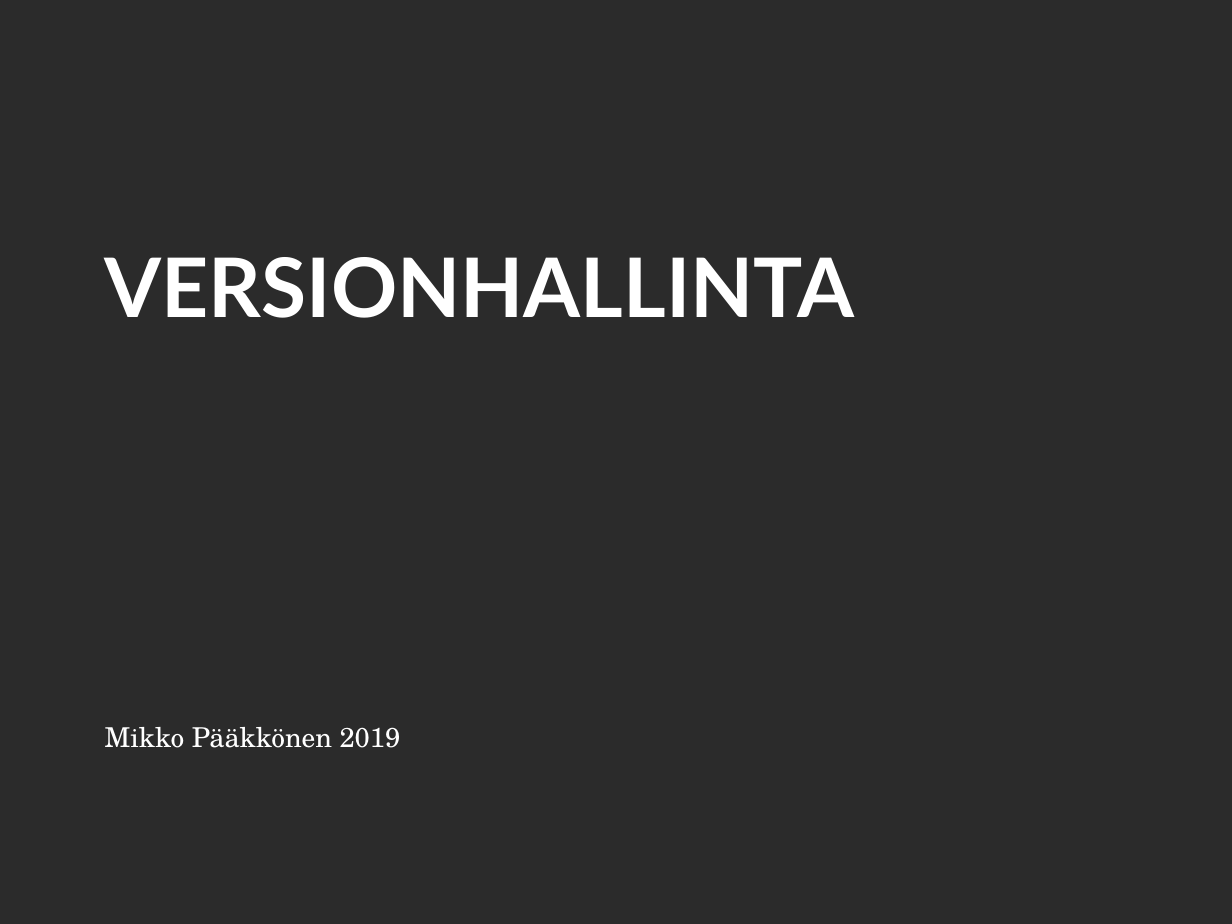
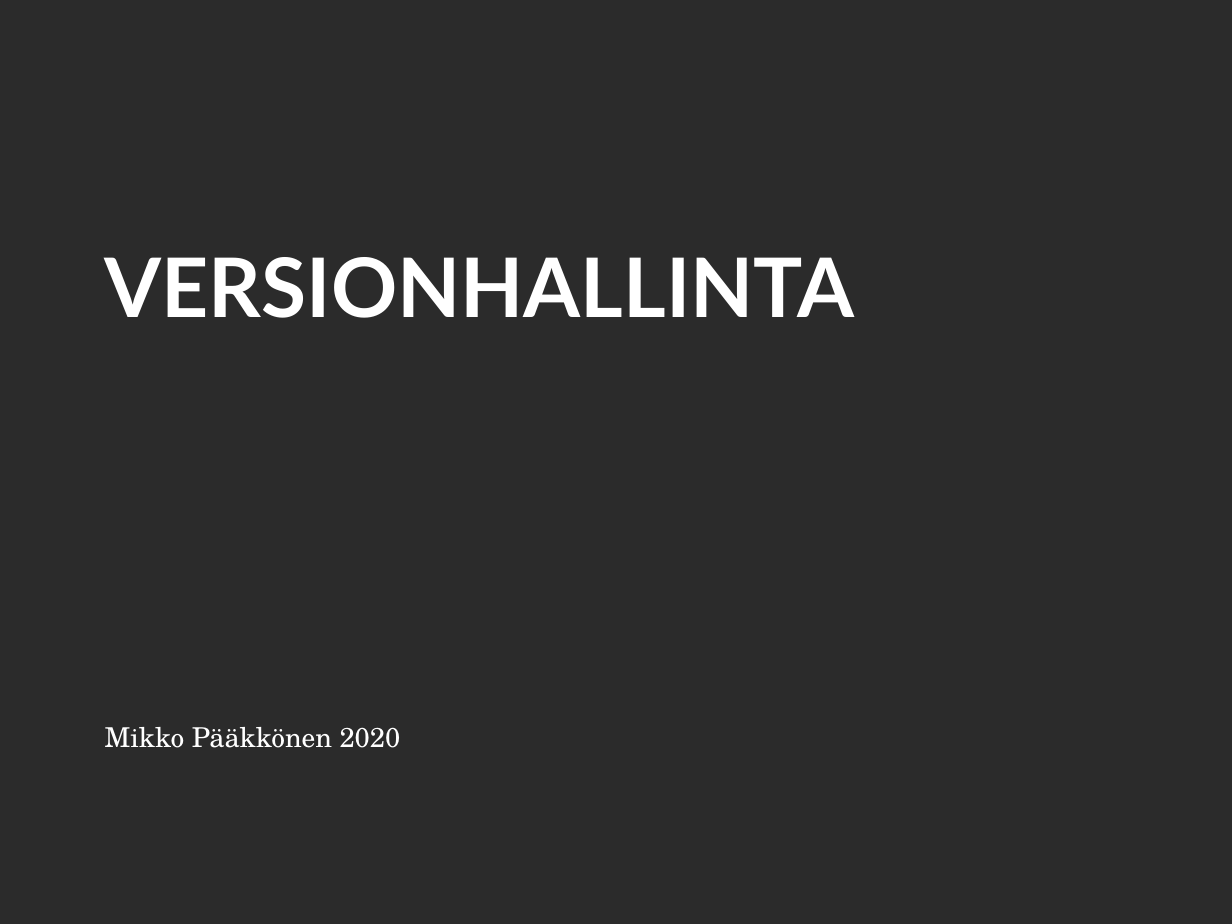
Before and after one commit to SavoniaUAS/versioncontrol, a slide deck: slide 1 of versionhallinta.pptx. Drawn at 1232x924 pixels with LibreOffice and Linux fonts; fonts in the diff are those of the drawing; background and template pictures are left out; a plain dark background stands for a picture behind light text. Boxes give left, top, right and bottom in pixels: in the first picture for what was removed or moved away, otherwise in the second. Text is boxed around its words. In the diff, an @@ line names an element or a change of style, - is before the commit and + after.

```diff
--- a/versionhallinta.pptx
+++ b/versionhallinta.pptx
@@ text at <box>105,727,401,748</box>: text changed @@
-Mikko Pääkkönen 2019
+Mikko Pääkkönen 2020
```
Also in this commit, not shown: 7 other slides changed, 2 slides added, 1 other file.
